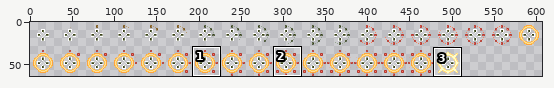
Sprite sheet: Entities/Characters/Archer/ArcherCursor.png. The picture above shows the old version from afar; the outline marks the close-up.
Close-up. The starting point:
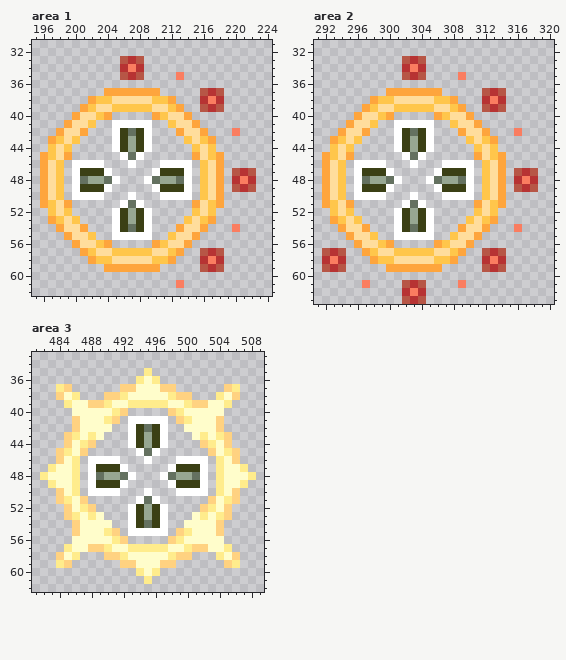
The file is 608x64 pixels. Colours within 5 levels of each other are drawn and written as one. Shown: area 1: x 195..224, y 31..62; area 2: x 291..320, y 31..63; area 3: x 481..509, y 33..62. The wide view leaves out empty margins. The commit also changed other parts of the picture, which this record leaves out.
New version:
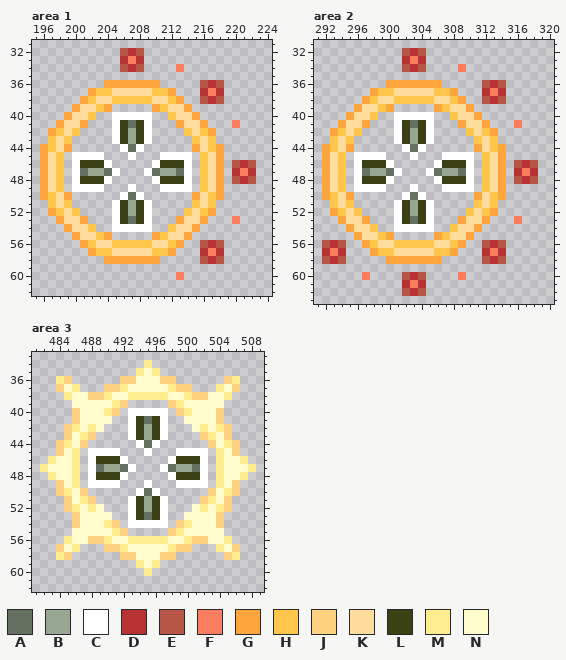
Palette (. is transparent): A #647160  B #97a792  C #ffffff  D #b73333  E #b75646  F #fa7d60  G #fea53d  H #ffc64b  J #ffd281  K #ffdd9c  L #3b4015  M #ffec8c  N #fffdcb
Diff:
Changed rows in their new state; - is an unchanged pixel.
Area 1:
first column x 196:
32 ----------EDE--------------
33 ----------DFD--------------
34 ----------EDE----F---------
35 ----------...----.---------
36 --------GGGGGGG-----EDE----
37 ------GHHKKKKKHHG---DFD----
38 -----GHKKHHHHHKKHG--EDE----
39 ----GKKHG.....GHKKG-...----
40 ---GK-H..CCCCC..H-KG-------
41 --GK-G.---LAL---.G-KG---F--
42 -GH-H.-----B-----.H-HG--.--
43 -HKH.-------------.HKH-----
44 G--G-----.CAC.-----G--G----
45 -KH.CCCC--.C.--CCCC.HK-----
46 -----LLLC--.--CLLL------EDE
47 -----ABBAC---CABBA------DFD
48 -----LLLC.---.CLLL------EDE
49 -----CCC.--C--.CCC------...
50 -HKG....--CAC--....GKH-----
51 .--H-----CLBLC-----H--.----
52 -GHKH-------------HKHG-----
53 -.G-KG-----A-----GK-G.--F--
54 --.G-KH---CCC---HK-G.---.--
55 ---.G-KHG.....GHK-G.-------
56 ----.GHKKHHHHHKKHG.-EDE----
57 -----.GHHKKKKKHHG.--DFD----
58 ------..GGGGGGG..---EDE----
59 --------.......-----...----
60 -----------------F---------
61 -----------------.---------
Area 2:
first column x 292:
32 ----------EDE--------------
33 ----------DFD--------------
34 ----------EDE----F---------
35 ----------...----.---------
36 --------GGGGGGG-----EDE----
37 ------GHHKKKKKHHG---DFD----
38 -----GHKKHHHHHKKHG--EDE----
39 ----GKKHG.....GHKKG-...----
40 ---GK-H..CCCCC..H-KG-------
41 --GK-G.---LAL---.G-KG---F--
42 -GH-H.-----B-----.H-HG--.--
43 -HKH.-------------.HKH-----
44 G--G-----.CAC.-----G--G----
45 -KH.CCCC--.C.--CCCC.HK-----
46 -----LLLC--.--CLLL------EDE
47 -----ABBAC---CABBA------DFD
48 -----LLLC.---.CLLL------EDE
49 -----CCC.--C--.CCC------...
50 -HKG....--CAC--....GKH-----
51 .--H-----CLBLC-----H--.----
52 -GHKH-------------HKHG-----
53 -.G-KG-----A-----GK-G.--F--
54 --.G-KH---CCC---HK-G.---.--
55 ---.G-KHG.....GHK-G.-------
56 EDE-.GHKKHHHHHKKHG.-EDE----
57 DFD--.GHHKKKKKHHG.--DFD----
58 EDE---..GGGGGGG..---EDE----
59 ...-----.......-----...----
60 -----F----EDE----F---------
61 -----.----DFD----.---------
62 ----------EDE--------------
63 ----------...--------------
Area 3:
first column x 482:
34 -------------M-------------
35 ------------MNM------------
36 --MJ------JJN-NJJ------JM--
37 --JNM---JJMN---NMJJ---MNJ--
38 --.MNNJJMNNMMMMMNNMJJNNM.--
39 ---.--NNNMJ.....JMNNN--.---
40 ----J---MJ.CCCCC.JM---J----
41 --------N.--LAL--.N--------
42 ---JM-M-.----B----.-M-MJ---
43 ----NMJ.-----------.JMN----
44 --JM-J.----.CAC.----.J-MJ--
45 ---NM.CCCC--.C.--CCCC.MN---
46 -MN----LLLC--.--CLLL----NM-
47 MN-----ABBAC---CABBA-----NM
48 .M-----LLLC.---.CLLL-----M.
49 -.J----CCC.--C--.CCC----J.-
50 ---MNJ....--CAC--....JNM---
51 --.J-MJ----CLBLC----JM-J.--
52 ----MNMN-----------NMNM----
53 ---.J-N-N----A----N-N-J.---
54 --------MJ--CCC--JM--------
55 ----N---NMJ.....JMN---N----
56 ---M--JJMNNMMMMMNNMJJ--M---
57 --JNM...JJMNNNNNMJJ...MNJ--
58 --MJ.---..JJ---JJ..---.JM--
59 --..------..M-M..------..--
60 ------------.M.------------
61 -------------.-------------
